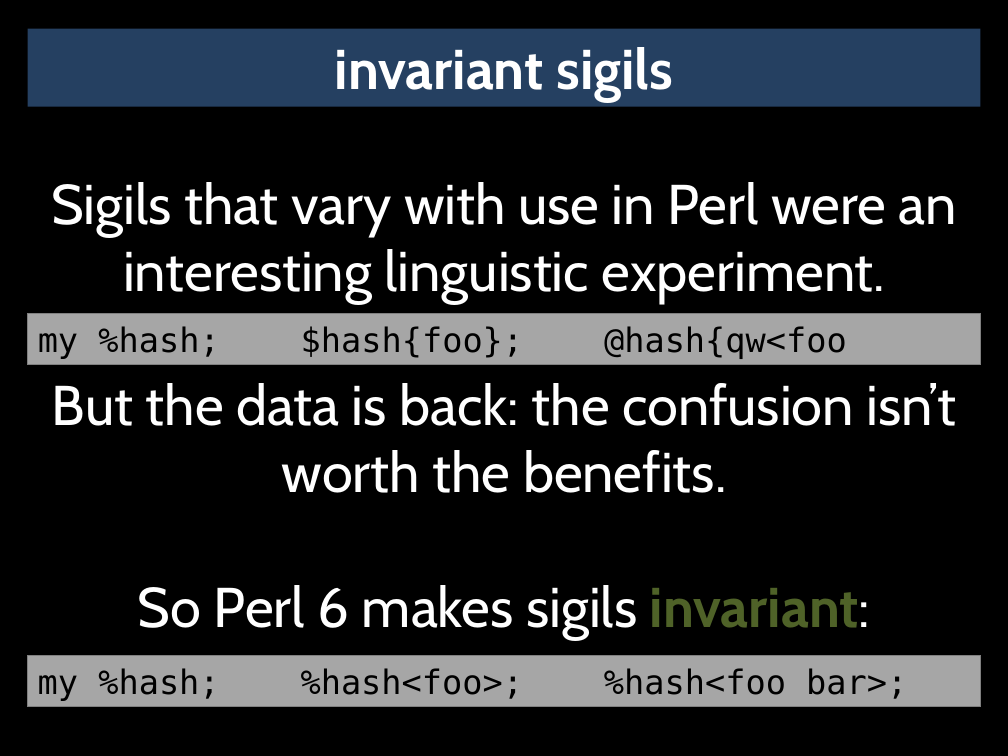
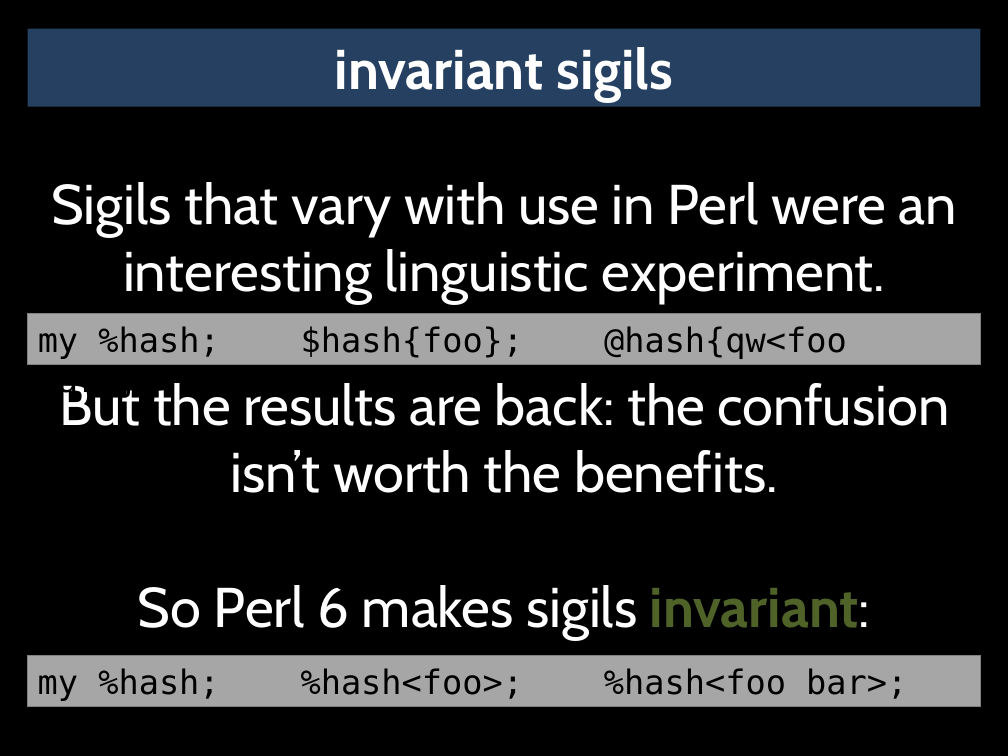
Before and after one commit to masak/talks, a slide deck: slide 14 of czpw-2014-pride-envy/talk.pptx. Drawn at 1008x756 pixels with LibreOffice and Linux fonts; fonts in the diff are those of the drawing. Boxes give left, top, right and bottom in pixels: in the first picture for what was removed or moved away, otherwise in the second. Text is boxed around its words. In the diff, an @@ line names an element or a change of style, - is before the commit and + after.

```diff
--- a/czpw-2014-pride-envy/talk.pptx
+++ b/czpw-2014-pride-envy/talk.pptx
@@ text at box(59, 383, 950, 493): text changed @@
-But the data is back: the confusion isn’t worth the benefits.
+But the results are back: the confusion isn’t worth the benefits.
```
Also in this commit, not shown: 12 other slides changed, 5 slides added.
